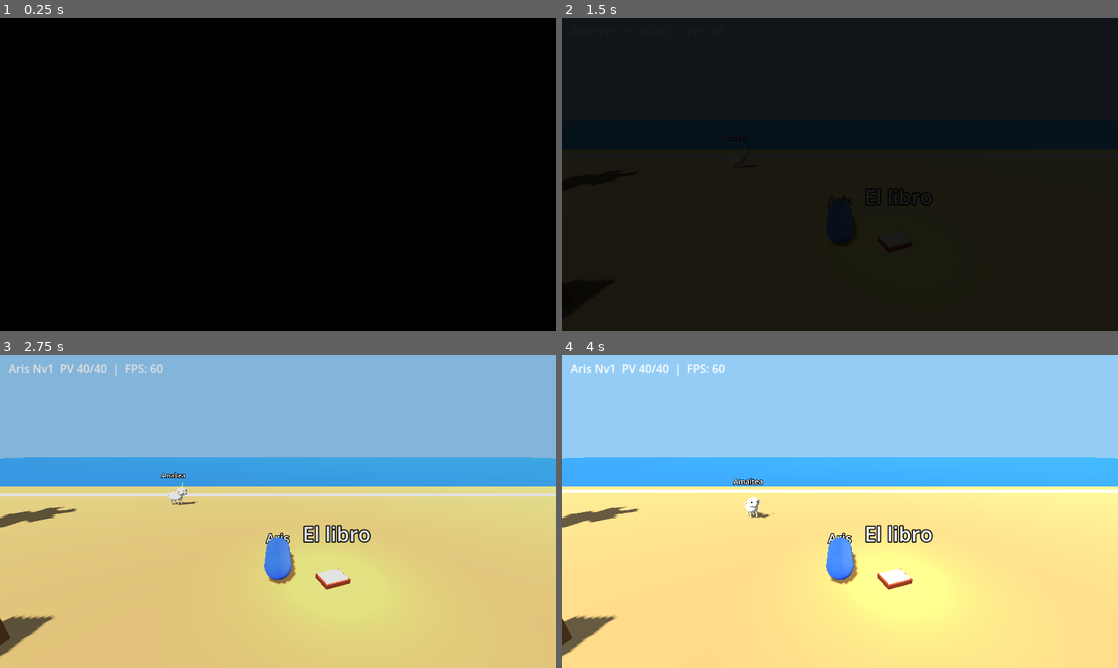
Above: before the commit, frames 1-4 (two rows, left to right).
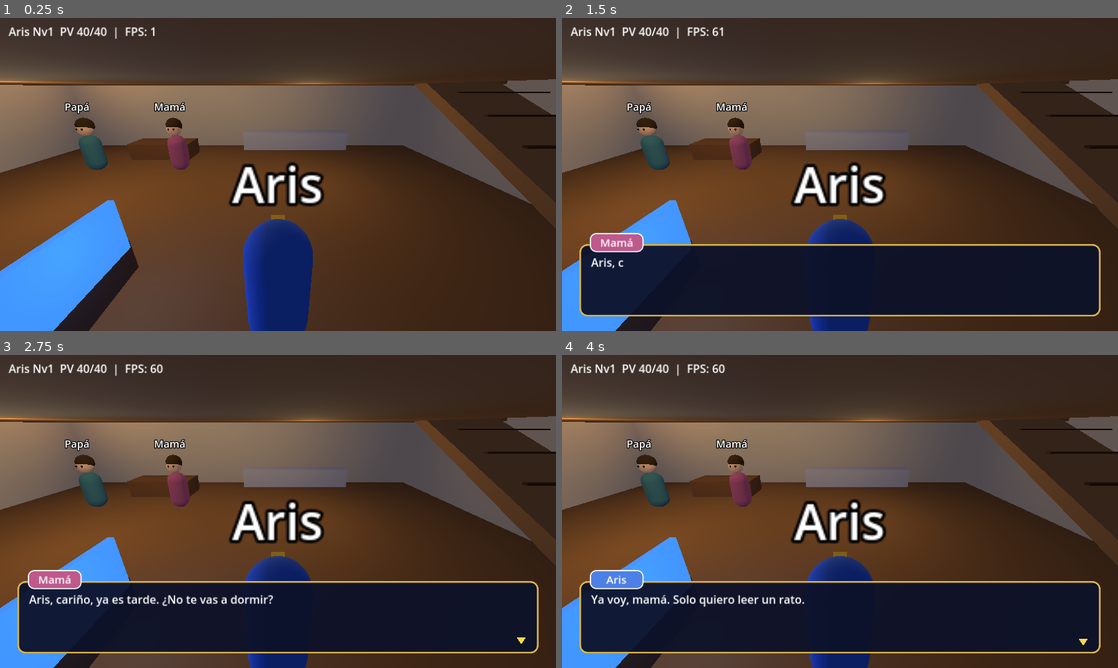
Above: after the commit, the same moments.

Repository: Adriii192/mitologia-rpg
Game: Godot game, scene res://main.tscn
The game is run twice, just before and just after one commit, with the same random seed, the same clock (stepped at 60 frames per second) and the same inputs.
Inputs (mouse positions are in pixels of both pictures, inside the frame that each line leads up to):
- Up to frame 1 (0.25 s): no input
- Up to frame 2 (1.5 s): tap Enter at 0.5 s; move the mouse to (962, 158) at 0.52 s; click (962, 158) at 0.67 s; tap Space at 1.25 s; drag from (728, 190) to (812, 237) at 1.27 s
- Up to frame 3 (2.75 s): move the mouse to (333, 442) at 2.02 s; click (333, 442) at 2.17 s
- Up to frame 4 (4 s): drag from (812, 574) to (673, 464) at 2.77 s; move the mouse to (1006, 558) at 3.52 s; click (1006, 558) at 3.67 s

The runs differ from the first frame. In frame 1, 99% of the frame differs, in the area x 0-100%, y 0-100%; in frame 2, 98%; in frame 3, 100%; in frame 4, 100%.

Commit message:
Add files via upload

Diff:
--- a/companion.gd
+++ b/companion.gd
@@ -76,3 +76,24 @@
 	tag.position = Vector3(0, 2.0, 0)
 	root.add_child(tag)
 	return root
+
+
+# Persona sencilla (padres de Aris). Mira hacia +Z.
+static func person(col: Color, label: String) -> Node3D:
+	var root := Node3D.new()
+	var cap := CapsuleMesh.new()
+	cap.radius = 0.36
+	cap.height = 1.5
+	_part(root, cap, Vector3(0, 0.85, 0), col)
+	_part(root, _sphere(0.28), Vector3(0, 1.85, 0), Color(0.95, 0.78, 0.65))
+	_part(root, _sphere(0.3), Vector3(0, 1.98, -0.05), Color(0.25, 0.17, 0.1))
+	_part(root, _sphere(0.04), Vector3(-0.1, 1.88, 0.25), Color(0.05, 0.05, 0.05))
+	_part(root, _sphere(0.04), Vector3(0.1, 1.88, 0.25), Color(0.05, 0.05, 0.05))
+	var tag := Label3D.new()
+	tag.text = label
+	tag.font_size = 40
+	tag.pixel_size = 0.01
+	tag.billboard = BaseMaterial3D.BILLBOARD_ENABLED
+	tag.position = Vector3(0, 2.7, 0)
+	root.add_child(tag)
+	return root
--- a/dialog.gd
+++ b/dialog.gd
@@ -99,6 +99,10 @@
 		return Color(0.3, 0.5, 0.9)
 	if sp == "Amaltea":
 		return Color(0.85, 0.65, 0.15)
+	if sp == "Mamá":
+		return Color(0.75, 0.35, 0.55)
+	if sp == "Papá":
+		return Color(0.25, 0.55, 0.5)
 	return Color(0.4, 0.4, 0.5)
 
 
--- a/main.gd
+++ b/main.gd
@@ -51,8 +51,8 @@
 	_build_player()
 	_build_camera()
 	_build_ui()
-	_load_zone("beach")
-	_play_intro()
+	_load_zone("house")
+	_play_house_intro()
 
 
 func _view() -> Vector2:
@@ -175,7 +175,7 @@
 		ja = 0.55
 	ui.draw_circle(_jump_pos(), BTN_RADIUS, Color(1, 1, 1, ja))
 	_draw_button_text("SALTAR", _jump_pos())
-	if current_zone != "camp":
+	if _horn_available():
 		ui.draw_circle(_horn_pos(), BTN_RADIUS, Color(1.0, 0.8, 0.25, 0.5))
 		_draw_button_text("CUERNO", _horn_pos(), 24)
 	if near_portal != null:
@@ -183,7 +183,7 @@
 		if act_id != -1:
 			aa = 0.7
 		ui.draw_circle(_act_pos(), BTN_RADIUS, Color(1, 0.85, 0.3, aa))
-		_draw_button_text("VIAJAR", _act_pos())
+		_draw_button_text(str(near_portal.get_meta("button", "VIAJAR")), _act_pos())
 
 
 func _load_zone(zone_name: String) -> void:
@@ -200,13 +200,18 @@
 		State.heal_all()
 	elif zone_name == "beach":
 		info = Zones.build_beach(zone)
+	elif zone_name == "house":
+		info = Zones.build_house(zone)
 	else:
 		info = Zones.build_world(zone)
 		_spawn_enemies()
 	spawn_point = info["spawn"]
 	player.position = spawn_point
 	player.velocity = Vector3.ZERO
-	_spawn_companion()
+	player.scale = Vector3.ONE
+	player.rotation = Vector3.ZERO
+	if zone_name != "house":
+		_spawn_companion()
 	near_portal = null
 	ui.queue_redraw()
 
@@ -337,18 +342,134 @@
 		["Aris", "Claro que es un sueño. Me habré dormido con el libro encima."],
 		["", "Amaltea agacha la cabeza y le da un golpecito con uno de sus cuernos."],
 		["Aris", "¡Ay! ...Vale. Eso ha dolido demasiado para ser un sueño."],
-		["Amaltea", "Bienvenido a Creta, en los tiempos en que los dioses aún eran jóvenes. Tu libro te ha traído hasta aquí."],
-		["Aris", "¿Dentro del libro? ¿Y cómo vuelvo a casa?"],
-		["Amaltea", "Lo averiguaremos recorriendo la historia entera. No estarás solo: yo hablo con todos los animales que guían a los viajeros perdidos."],
-		["Amaltea", "Eres Aris, ¿verdad? Tu nombre sonó en el libro cuando caíste. Curioso... se parece al de alguien que conozco."],
-		["Amaltea", "Y mira mi cuerno dorado: se me rompió un día que cuidaba a un niño muy fuerte y muy travieso. Desde entonces da abundancia a quien lo sostiene."],
-		["Amaltea", "Con él podré llevarnos a un campamento seguro cuando lo necesites. Toca CUERNO y nos vamos."],
+		["Amaltea", "Bienvenido a Creta, en los tiempos en que los dioses aún eran jóvenes. Pero dime, náufrago, ¿cómo te llamas?"],
+		["Aris", "Aris. Me llamo Aris."],
+		["Amaltea", "¿Aris...? Qué curioso. Ese nombre me suena a alguien que conozco... pero eso es otra historia."],
+		["Aris", "¿Creta? ¿Los dioses? ¿Estoy dentro de mi libro? ¿Y cómo vuelvo a casa?"],
+		["Amaltea", "Pues... no tengo ni idea, la verdad. Solo sé que te encontré tirado en la arena con un libro brillando a tu lado."],
+		["Amaltea", "Mira, al menos algo útil: este cuerno dorado se me rompió un día que cuidaba a un niño muy fuerte y muy travieso. Desde entonces da abundancia a quien lo sostiene."],
+		["Amaltea", "Y, no sé por qué, también sé abrir un camino hasta un campamento seguro. Toca CUERNO y nos vamos."],
 		["Aris", "Un campamento... Vale. Esto es una locura, pero me gusta."],
-		["Amaltea", "¡Pues vamos, Aris! Explora la playa, que yo te sigo."],
+		["Amaltea", "Pues date una vuelta por la playa. Yo me quedo cerca."],
 	])
 	State.flags["intro_done"] = true
 	locked = false
 	_show_hint("Toca CUERNO para ir al campamento", 7.0)
+
+
+func _horn_available() -> bool:
+	return State.flags.has("intro_done") and current_zone != "camp" and current_zone != "house"
+
+
+func _camera_collision() -> void:
+	var from: Vector3 = cam_pivot.global_position
+	var want: Vector3 = cam_pivot.global_transform * Vector3(0, 0, 6.0)
+	var q := PhysicsRayQueryParameters3D.create(from, want)
+	q.exclude = [player.get_rid()]
+	var hit: Dictionary = get_world_3d().direct_space_state.intersect_ray(q)
+	var z: float = 6.0
+	if not hit.is_empty():
+		var d: float = from.distance_to(hit["position"])
+		z = clampf(d - 0.35, 0.8, 6.0)
+	camera.position.z = lerpf(camera.position.z, z, 0.5)
+
+
+func _do_action(node: Node3D) -> void:
+	var action: String = str(node.get_meta("action", "travel"))
+	if action == "travel":
+		_travel(str(node.get_meta("target")))
+	elif action == "talk":
+		_talk(str(node.get_meta("id")))
+	elif action == "sleep":
+		_play_bedtime()
+
+
+func _talk(id: String) -> void:
+	var lines: Array = []
+	if id == "papa":
+		lines = [["Papá", "¿Todavía despierto? Ese libro de mitología te tiene hechizado, ¿eh?"], ["Aris", "Es que las historias son increíbles, papá."]]
+	elif id == "mama":
+		lines = [["Mamá", "Es tarde, Aris. Mañana hay clase. ¿Seguro que no quieres un vaso de leche caliente?"], ["Aris", "No hace falta, mamá. Subo, leo un poco y me duermo."]]
+	elif id == "libro":
+		lines = [["Aris", "Mi libro de mitología griega. Lo leeré en la cama."]]
+	if lines.is_empty():
+		return
+	await _run_dialog(lines)
+
+
+func _play_house_intro() -> void:
+	if State.flags.has("house_intro"):
+		return
+	State.flags["house_intro"] = true
+	locked = true
+	_release_touches()
+	await _wait(0.6)
+	await _run_dialog([
+		["", "Es de noche. La casa está en silencio, salvo por la tele del salón."],
+		["Mamá", "Aris, cariño, ya es tarde. ¿No te vas a dormir?"],
+		["Aris", "Ya voy, mamá. Solo quiero leer un rato."],
+		["Papá", "¿Otra vez con ese libro de mitología? ¡Hasta mañana, campeón!"],
+	])
+	locked = false
+	_show_hint("Sube a tu habitación por las escaleras", 7.0)
+
+
+func _play_bedtime() -> void:
+	if locked:
+		return
+	locked = true
+	_release_touches()
+	var out := create_tween()
+	out.tween_property(fade, "color:a", 1.0, 0.6)
+	await out.finished
+	player.position = Vector3(-7.5, 4.8, -6.2)
+	player.rotation = Vector3(-PI * 0.5, 0, 0)
+	yaw = PI * 0.5
+	pitch = -0.45
+	var fx := Node3D.new()
+	zone.add_child(fx)
+	fx.position = Vector3(-7.5, 5.5, -5.6)
+	var glow := OmniLight3D.new()
+	glow.light_color = Color(1.0, 0.85, 0.4)
+	glow.light_energy = 0.0
+	glow.omni_range = 14.0
+	fx.add_child(glow)
+	var inn := create_tween()
+	inn.tween_property(fade, "color:a", 0.0, 0.8)
+	await inn.finished
+	await _run_dialog([
+		["Aris", "Solo un capítulo más..."],
+		["", "Abres el libro de mitología griega. Las páginas huelen a polvo y a historias muy antiguas."],
+		["Aris", "Cronos, los titanes... Zeus escondido en una cueva..."],
+		["", "Los párpados te pesan. Las letras empiezan a moverse solas sobre el papel."],
+		["", "De pronto, el libro brilla."],
+	])
+	var sparks: Array = []
+	for i in 30:
+		var s := MeshInstance3D.new()
+		var sm := SphereMesh.new()
+		sm.radius = 0.07
+		sm.height = 0.14
+		s.mesh = sm
+		s.material_override = Zones.mat(Color(1.0, 0.85, 0.4), 3.0)
+		var ang: float = randf() * TAU
+		var r: float = randf_range(1.5, 3.2)
+		s.position = Vector3(cos(ang) * r, randf_range(-1.0, 2.0), sin(ang) * r)
+		fx.add_child(s)
+		sparks.append(s)
+	var fxt := create_tween().set_parallel(true)
+	fxt.tween_property(glow, "light_energy", 9.0, 2.6)
+	for s in sparks:
+		fxt.tween_property(s, "position", Vector3.ZERO, randf_range(1.6, 2.6)).set_trans(Tween.TRANS_SINE).set_ease(Tween.EASE_IN)
+	fxt.tween_property(player, "scale", Vector3(0.05, 0.05, 0.05), 2.4).set_delay(0.4)
+	await fxt.finished
+	fade.color = Color(1, 1, 1, 0)
+	var white := create_tween()
+	white.tween_property(fade, "color:a", 1.0, 1.0)
+	await white.finished
+	fade.color = Color(0, 0, 0, 1)
+	_load_zone("beach")
+	_play_intro()
 
 
 # ---------- Combate ----------
@@ -446,11 +567,11 @@
 			if pos.distance_to(_jump_pos()) < BTN_RADIUS * 1.2 and jump_id == -1:
 				jump_id = event.index
 				jump_buffer = 0.15
-			elif current_zone != "camp" and pos.distance_to(_horn_pos()) < BTN_RADIUS * 1.2:
+			elif _horn_available() and pos.distance_to(_horn_pos()) < BTN_RADIUS * 1.2:
 				_travel("camp")
 			elif near_portal != null and pos.distance_to(_act_pos()) < BTN_RADIUS * 1.2 and act_id == -1:
 				act_id = event.index
-				_travel(str(near_portal.get_meta("target")))
+				_do_action(near_portal)
 			elif pos.x < half and joy_id == -1:
 				joy_id = event.index
 				joy_center = pos
@@ -485,6 +606,8 @@
 
 
 func _physics_process(delta: float) -> void:
+	if not in_battle:
+		_camera_collision()
 	if traveling or in_battle or in_dialog or locked:
 		return
 	var dir := Vector3(joy_vec.x, 0, joy_vec.y).rotated(Vector3.UP, yaw)
@@ -560,7 +683,7 @@
 		var p := n as Node3D
 		var dx := p.global_position.x - player.global_position.x
 		var dz := p.global_position.z - player.global_position.z
-		if Vector2(dx, dz).length() < 2.4 and absf(p.global_position.y - player.global_position.y) < 3.0:
+		if Vector2(dx, dz).length() < 2.4 and absf(p.global_position.y - player.global_position.y) < 2.2:
 			found = p
 	if found != near_portal:
 		near_portal = found
--- a/zones.gd
+++ b/zones.gd
@@ -1,4 +1,6 @@
 extends RefCounted
+
+const Companion = preload("res://companion.gd")
 
 
 static func mat(color: Color, emission: float = 0.0) -> StandardMaterial3D:
@@ -323,3 +325,105 @@
 	tag(root, Vector3(0, 6.5, 14), "Playa de Creta")
 	portal(root, Vector3(0, 0, 36), "world", "Adentrarse en la isla", Color(0.3, 0.6, 1.0))
 	return {"spawn": Vector3(0, 1.1, 6)}
+
+
+# ---------- Casa del inicio ----------
+
+static func interact(root: Node3D, pos: Vector3, action: String, id: String, button: String, label_text: String) -> void:
+	var p := Node3D.new()
+	p.position = pos
+	p.add_to_group("portals")
+	p.set_meta("action", action)
+	p.set_meta("id", id)
+	p.set_meta("button", button)
+	if label_text != "":
+		tag(p, Vector3(0, 2.2, 0), label_text)
+	root.add_child(p)
+
+
+static func _lamp(root: Node3D, pos: Vector3, color: Color, energy: float, rng: float) -> void:
+	var l := OmniLight3D.new()
+	l.light_color = color
+	l.light_energy = energy
+	l.omni_range = rng
+	l.position = pos
+	root.add_child(l)
+
+
+static func build_house(root: Node3D) -> Dictionary:
+	environment(root, Color(0.03, 0.04, 0.1), Color(0.5, 0.5, 0.62), 0.45, 0.12, Color(0.6, 0.7, 1.0))
+	var wallc := Color(0.9, 0.84, 0.72)
+	var wood := Color(0.55, 0.38, 0.22)
+	# Suelo exterior y planta baja
+	box(root, Vector3(0, -1.5, 0), Vector3(80, 1, 80), Color(0.1, 0.2, 0.12))
+	box(root, Vector3(0, -0.5, 0), Vector3(20, 1, 16), wood)
+	# Muros exteriores
+	box(root, Vector3(-10.15, 3.8, 0), Vector3(0.3, 7.6, 16.6), wallc)
+	box(root, Vector3(10.15, 3.8, 0), Vector3(0.3, 7.6, 16.6), wallc)
+	box(root, Vector3(0, 3.8, -8.15), Vector3(20.6, 7.6, 0.3), wallc)
+	box(root, Vector3(0, 3.8, 8.15), Vector3(20.6, 7.6, 0.3), wallc)
+	# Techo
+	box(root, Vector3(0, 7.75, 0), Vector3(21, 0.3, 17), Color(0.35, 0.22, 0.2))
+	# Segundo piso (con hueco para la escalera)
+	box(root, Vector3(-1.7, 3.65, 0), Vector3(16.6, 0.3, 16), wood)
+	box(root, Vector3(8.3, 3.65, -5.5), Vector3(3.4, 0.3, 5), wood)
+	box(root, Vector3(8.3, 3.65, 6.75), Vector3(3.4, 0.3, 2.5), wood)
+	# Rampa de la escalera (colision) + peldanos decorativos
+	var ramp := StaticBody3D.new()
+	ramp.position = Vector3(8.0, 1.734, 1.0)
+	ramp.rotation_degrees = Vector3(25.4, 0, 0)
+	var rcs := CollisionShape3D.new()
+	var rbs := BoxShape3D.new()
+	rbs.size = Vector3(2.4, 0.3, 8.857)
+	rcs.shape = rbs
+	ramp.add_child(rcs)
+	var rmi := MeshInstance3D.new()
+	var rbm := BoxMesh.new()
+	rbm.size = Vector3(2.4, 0.3, 8.857)
+	rmi.mesh = rbm
+	rmi.material_override = mat(Color(0.62, 0.45, 0.28))
+	ramp.add_child(rmi)
+	root.add_child(ramp)
+	for i in 8:
+		var zz: float = 4.5 - float(i)
+		var yy: float = (5.0 - zz) * 0.475 + 0.17
+		deco_box(root, Vector3(8.0, yy, zz + 0.45), Vector3(2.4, 0.04, 0.1), Color(0.3, 0.2, 0.12))
+	# Barandillas del hueco
+	box(root, Vector3(6.6, 4.35, 1.25), Vector3(0.1, 1.1, 8.5), Color(0.4, 0.27, 0.15))
+	box(root, Vector3(8.3, 4.35, 5.5), Vector3(3.4, 1.1, 0.1), Color(0.4, 0.27, 0.15))
+	# Salon: sofa, tele, mesa de centro, comedor, cocina
+	box(root, Vector3(-6.8, 0.4, 2.8), Vector3(1.3, 0.8, 3.4), Color(0.3, 0.38, 0.6))
+	box(root, Vector3(-7.4, 0.9, 2.8), Vector3(0.3, 1.0, 3.4), Color(0.26, 0.33, 0.55))
+	box(root, Vector3(-4.4, 0.25, 2.8), Vector3(1.0, 0.5, 1.7), Color(0.45, 0.3, 0.18))
+	box(root, Vector3(-1.2, 0.35, 2.8), Vector3(0.7, 0.7, 2.2), Color(0.3, 0.2, 0.14))
+	deco_box(root, Vector3(-0.78, 1.15, 2.8), Vector3(0.1, 1.0, 1.9), Color(0.2, 0.45, 0.8), Vector3.ZERO, 1.2)
+	_lamp(root, Vector3(-0.2, 1.4, 2.8), Color(0.4, 0.6, 1.0), 0.8, 5.0)
+	box(root, Vector3(-4.0, 0.4, -5.8), Vector3(3.0, 0.8, 1.4), Color(0.5, 0.33, 0.2))
+	box(root, Vector3(3.0, 0.5, -7.3), Vector3(6.0, 1.0, 0.9), Color(0.8, 0.8, 0.82))
+	# Padres
+	var papa: Node3D = Companion.person(Color(0.25, 0.5, 0.55), "Papá")
+	papa.position = Vector3(-5.8, 0, -3.5)
+	root.add_child(papa)
+	var mama: Node3D = Companion.person(Color(0.7, 0.35, 0.55), "Mamá")
+	mama.position = Vector3(-2.2, 0, -3.5)
+	root.add_child(mama)
+	interact(root, Vector3(-5.8, 0, -3.5), "talk", "papa", "HABLAR", "")
+	interact(root, Vector3(-2.2, 0, -3.5), "talk", "mama", "HABLAR", "")
+	# Habitacion de Aris (arriba)
+	box(root, Vector3(-7.5, 4.05, -6.2), Vector3(3.2, 0.5, 2.0), Color(0.75, 0.3, 0.3))
+	box(root, Vector3(-9.2, 4.45, -6.2), Vector3(0.3, 1.3, 2.0), wood)
+	deco_box(root, Vector3(-8.7, 4.4, -6.2), Vector3(0.7, 0.2, 1.2), Color(0.95, 0.95, 0.95))
+	interact(root, Vector3(-5.5, 3.8, -5.2), "sleep", "cama", "DORMIR", "")
+	box(root, Vector3(-1.5, 4.2, -7.2), Vector3(2.4, 0.8, 1.0), Color(0.5, 0.35, 0.2))
+	deco_box(root, Vector3(-1.5, 4.64, -7.2), Vector3(0.6, 0.08, 0.45), Color(0.5, 0.2, 0.12), Vector3(0, 15, 0))
+	deco_box(root, Vector3(-1.5, 4.7, -7.2), Vector3(0.5, 0.04, 0.36), Color(1.0, 0.9, 0.5), Vector3(0, 15, 0), 1.0)
+	interact(root, Vector3(-1.5, 3.8, -6.2), "talk", "libro", "LEER", "")
+	box(root, Vector3(-4.5, 4.2, 2.0), Vector3(0.6, 0.8, 5.0), Color(0.4, 0.3, 0.5))
+	# Ventana con luna
+	deco_box(root, Vector3(3.0, 5.4, -7.97), Vector3(3.0, 1.6, 0.05), Color(0.35, 0.5, 0.9), Vector3.ZERO, 0.8)
+	# Luces
+	_lamp(root, Vector3(-4, 3.0, 0), Color(1.0, 0.85, 0.6), 1.3, 12.0)
+	_lamp(root, Vector3(3, 3.0, -2), Color(1.0, 0.85, 0.6), 0.9, 9.0)
+	_lamp(root, Vector3(-3, 6.8, -3), Color(1.0, 0.85, 0.6), 1.3, 12.0)
+	_lamp(root, Vector3(-7.5, 5.6, -5.5), Color(1.0, 0.75, 0.45), 0.9, 6.0)
+	return {"spawn": Vector3(2, 1.1, 3)}
